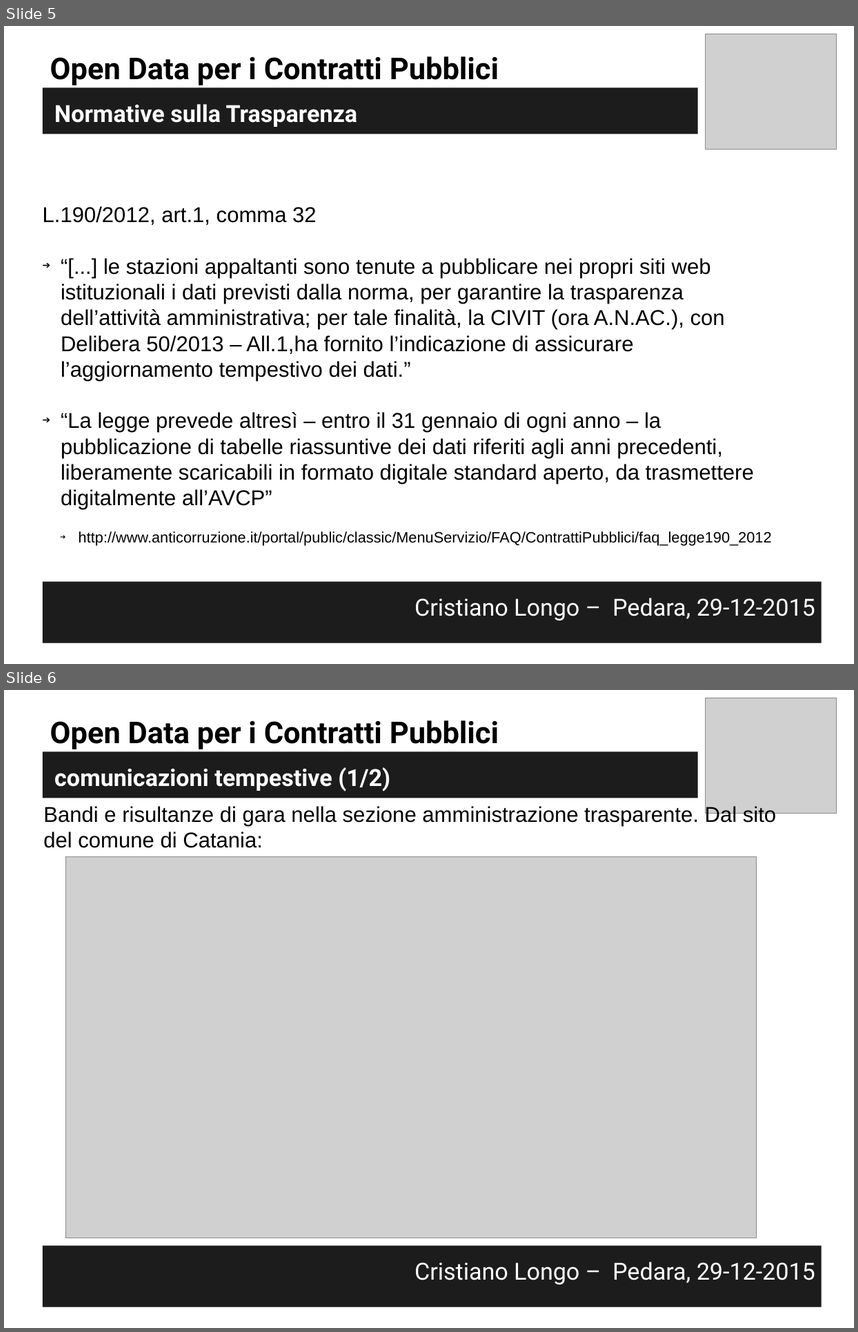
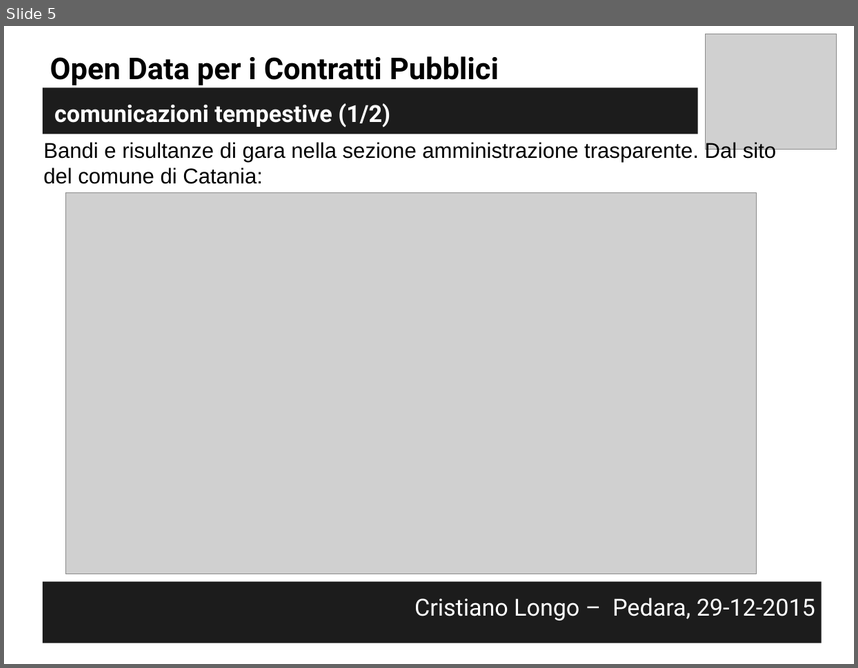
Before and after one commit to opendatahacklab/opendatahacklab.github.io, a slide deck: events/29Dic2015/CristianoLongo_29Dic2015.odp. Shown one above the other, each under a label of ours: slides 5 and 6 before the commit, slide 5 after it. The pictures are 858x1332 and 858x668 pixels, drawn with LibreOffice and Linux fonts; fonts in the diff are those of the drawing; grey boxes stand for pictures. Boxes give left, top, right and bottom in pixels: in the first picture for what was removed or moved away, otherwise in the second. Text is boxed around its words. In the diff, an @@ line names an element or a change of style, - is before the commit and + after.

```diff
--- a/events/29Dic2015/CristianoLongo_29Dic2015.odp
+++ b/events/29Dic2015/CristianoLongo_29Dic2015.odp
@@ slide 5 removed at <box>4,26,854,664</box>, background #FFFFFF @@
@@ picture removed at <box>706,34,837,150</box> @@
@@ text removed at <box>50,56,499,85</box> @@
-Open Data per i Contratti Pubblici
@@ text removed at <box>43,87,698,134</box> @@
-Normative sulla Trasparenza
@@ text removed at <box>43,206,772,546</box> @@
-L.190/2012, art.1, comma 32
-➔ “[...] le stazioni appaltanti sono tenute a pubblicare nei propri siti web istituzionali i dati previsti dalla norma, per garantire la trasparenza dell’attività amministrativa; per tale finalità, la CIVIT (ora A.N.AC.), con Delibera 50/2013 – All.1,ha fornito l’indicazione di assicurare l’aggiornamento tempestivo dei dati.”
-➔ “La legge prevede altresì – entro il 31 gennaio di ogni anno – la pubblicazione di tabelle riassuntive dei dati riferiti agli anni precedenti, liberamente scaricabili in formato digitale standard aperto, da trasmettere digitalmente all’AVCP”
-➔ http://www.anticorruzione.it/portal/public/classic/MenuServizio/FAQ/ContrattiPubblici/faq_legge190_2012
@@ text removed at <box>43,581,822,642</box> @@
-Cristiano Longo – Pedara, 29-12-2015
@@ what was slide 6 is now slide 5 @@
```
Also in this commit, not shown: 2 slides changed, 4 slides added, 2 other slides removed, 2 other files.
